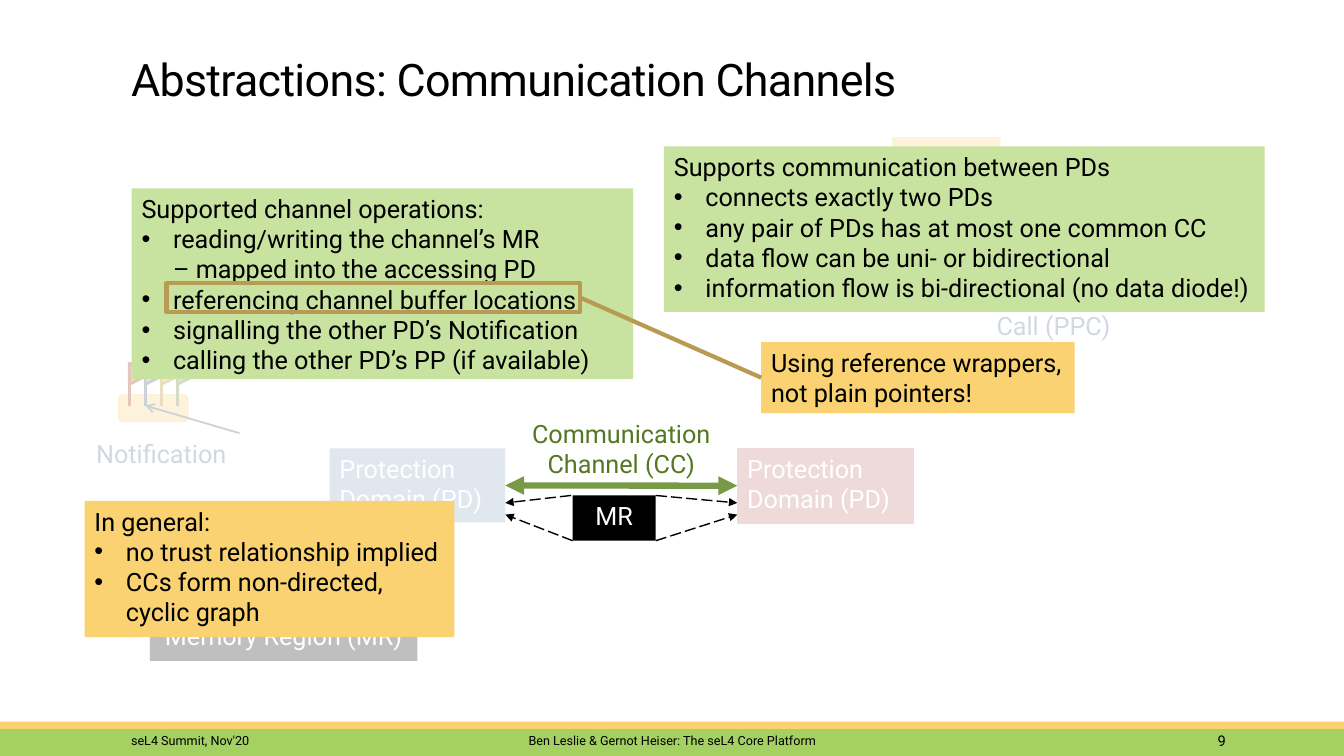
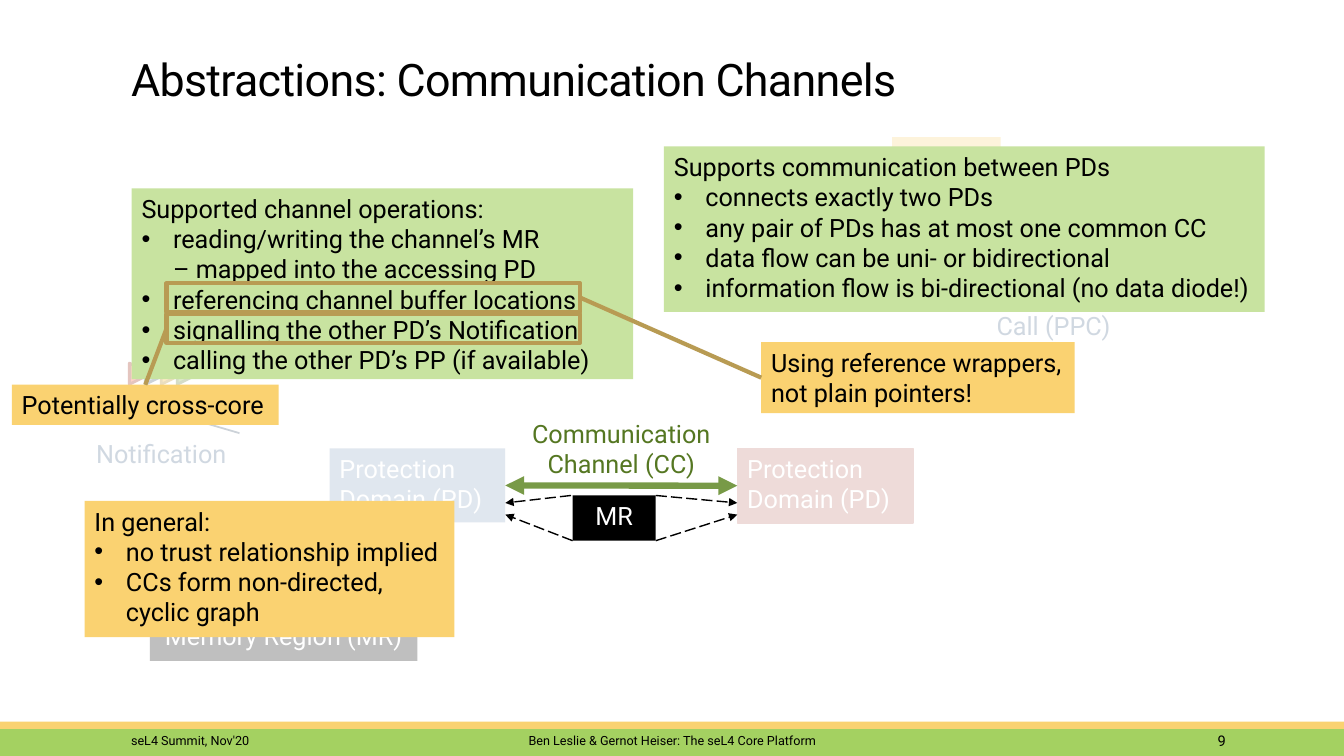
Before and after one commit to BreakawayConsulting/platform-sel4-docs, a slide deck: slide 9 of 2011-summit-platform.pptx. Drawn at 1344x756 pixels with LibreOffice and Linux fonts; fonts in the diff are those of the drawing; background and template pictures are left out. Boxes give left, top, right and bottom in pixels: in the first picture for what was removed or moved away, otherwise in the second. Text is boxed around its words. In the diff, an @@ line names an element or a change of style, - is before the commit and + after.

```diff
--- a/2011-summit-platform.pptx
+++ b/2011-summit-platform.pptx
@@ line added from (145, 385) to (166, 329), #B99B54 3 pt @@
@@ rectangle added at box(166, 315, 580, 343), outline #B99B54 3 pt @@
@@ rectangle added at box(12, 385, 279, 425), fill #FAD271, 18 pt, text #000000 @@
+Potentially cross-core
@@ rounded rectangle removed at box(119, 395, 188, 421) @@
```
Also in this commit, not shown: 4 other slides changed.
